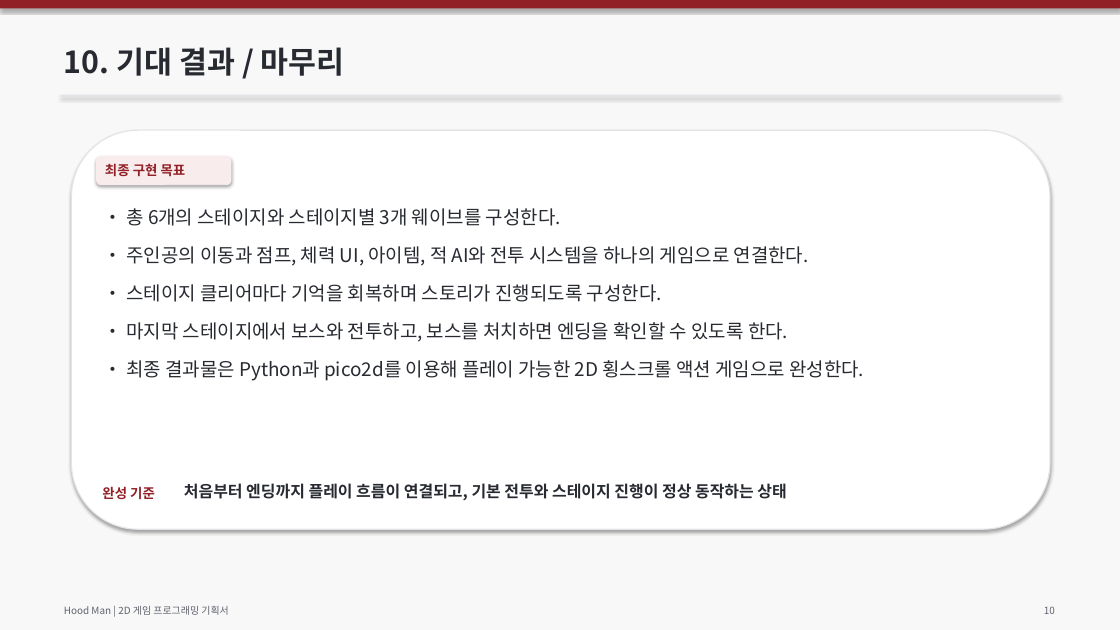
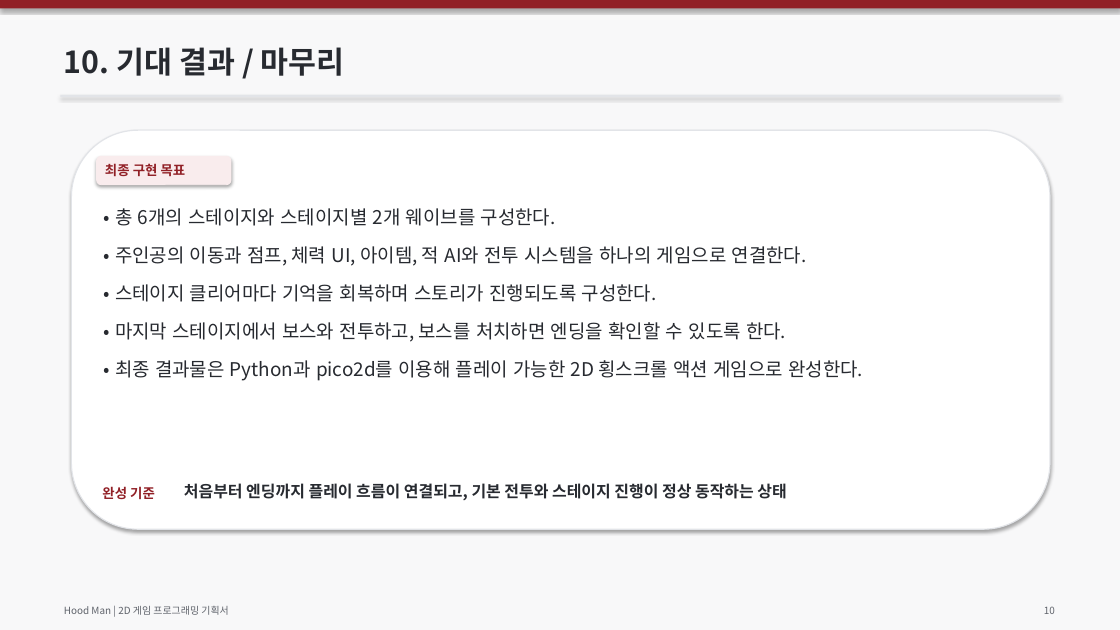
Before and after one commit to 2023180001-Kang/2DPRC, a slide deck: slide 10 of 2023180001_강동수_Hood_Man_2D게임_기획서.pptx. Drawn at 1120x630 pixels with LibreOffice and Linux fonts; fonts in the diff are those of the drawing. Boxes give left, top, right and bottom in pixels: in the first picture for what was removed or moved away, otherwise in the second. Text is boxed around its words. In the diff, an @@ line names an element or a change of style, - is before the commit and + after.

```diff
--- a/2023180001_강동수_Hood_Man_2D게임_기획서.pptx
+++ b/2023180001_강동수_Hood_Man_2D게임_기획서.pptx
@@ text at box(115, 208, 556, 226): text changed @@
-• 총 6개의 스테이지와 스테이지별 3개 웨이브를 구성한다.
+• 총 6개의 스테이지와 스테이지별 2개 웨이브를 구성한다.
```
Also in this commit, not shown: 3 other slides changed, 1 other file.
